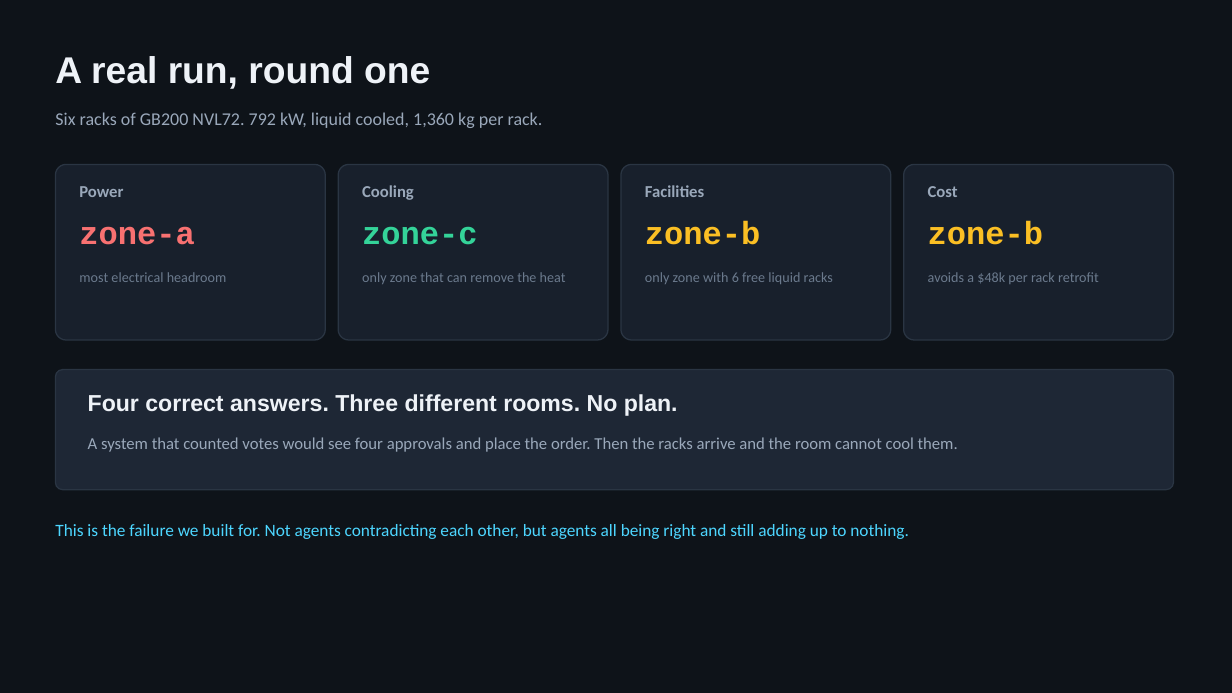
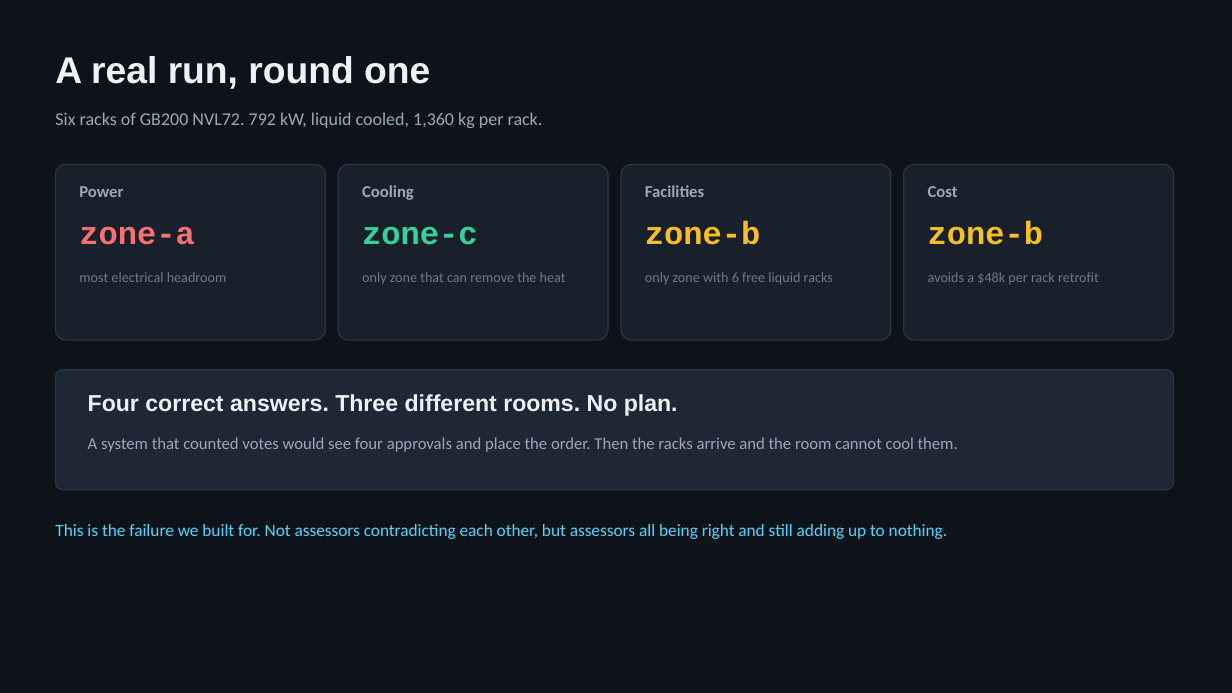
Before and after one commit to PRACHIT27/GridMindAI, a slide deck: slide 5 of docs/GridMind_Submission_Deck.pptx. Drawn at 1232x693 pixels with LibreOffice and Linux fonts; fonts in the diff are those of the drawing. Boxes give left, top, right and bottom in pixels: in the first picture for what was removed or moved away, otherwise in the second. Text is boxed around its words. In the diff, an @@ line names an element or a change of style, - is before the commit and + after.

```diff
--- a/docs/GridMind_Submission_Deck.pptx
+++ b/docs/GridMind_Submission_Deck.pptx
@@ text at (55, 524, 947, 539): text changed @@
-This is the failure we built for. Not agents contradicting each other, but agents all being right and still adding up to nothing.
+This is the failure we built for. Not assessors contradicting each other, but assessors all being right and still adding up to nothing.
```
Also in this commit, not shown: 2 other slides changed, 4 slides added, 9 slides removed, 1 other file.
